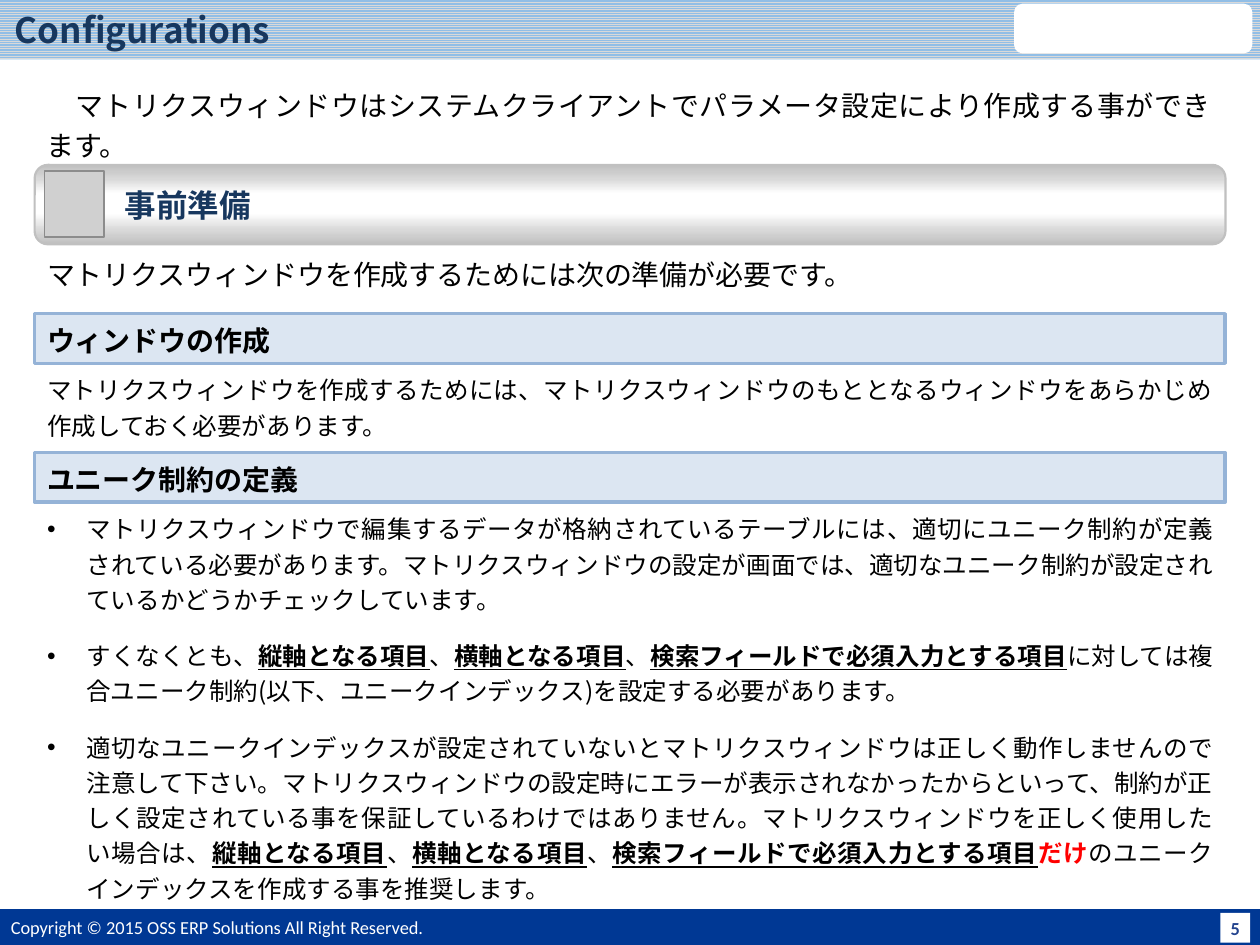
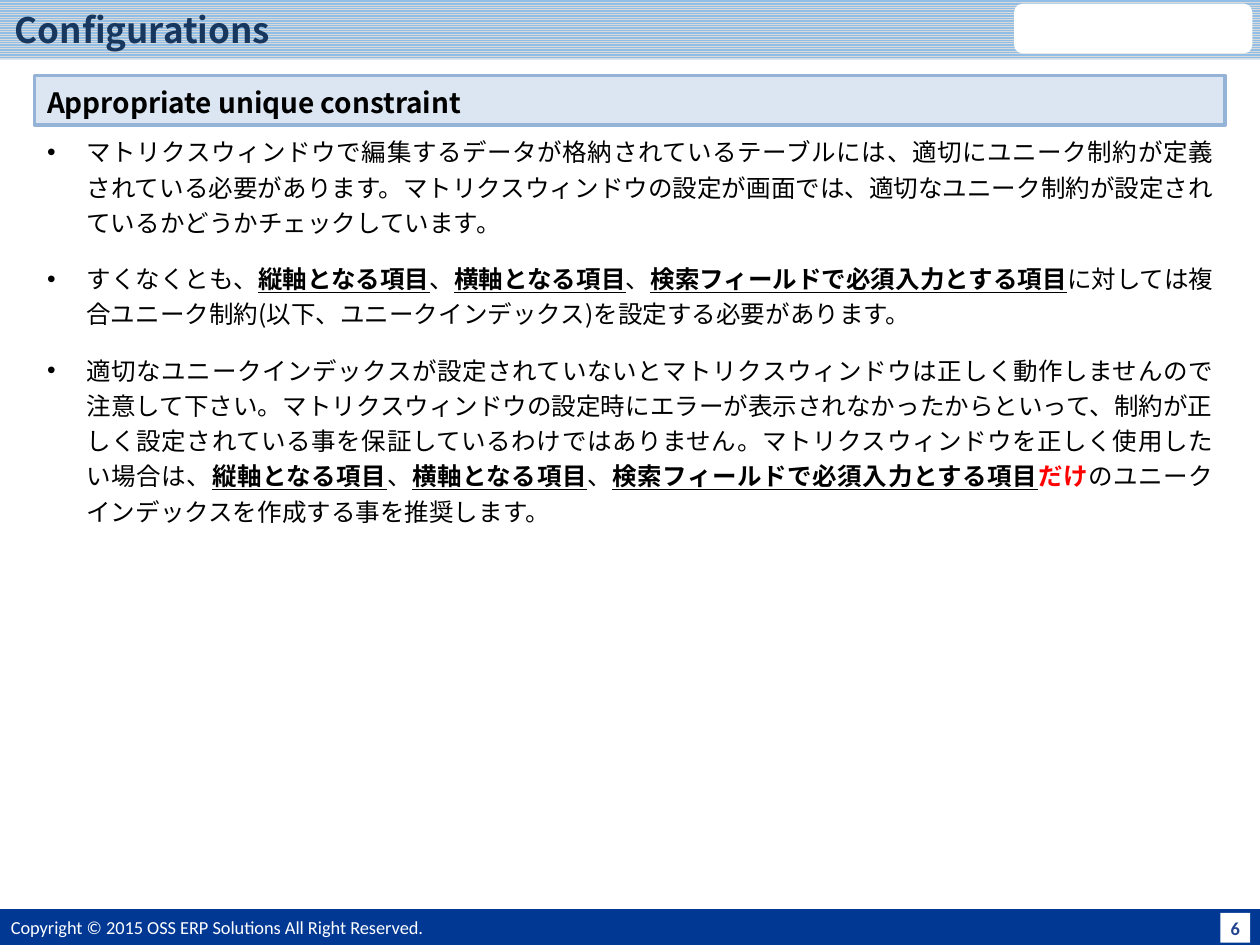
Before and after one commit to JPiere/jpiere.plugin.webui.matrixwindow, a slide deck: slide 7 of Doc/JPIERE-0098_MatrixWindow.pptx (slide 6 before the commit). Drawn at 1260x945 pixels with LibreOffice and Linux fonts; fonts in the diff are those of the drawing; grey boxes stand for pictures; background and template pictures are left out. Boxes give left, top, right and bottom in pixels: in the first picture for what was removed or moved away, otherwise in the second. Text is boxed around its words. In the diff, an @@ line names an element or a change of style, - is before the commit and + after.

```diff
--- a/Doc/JPIERE-0098_MatrixWindow.pptx
+++ b/Doc/JPIERE-0098_MatrixWindow.pptx
@@ rectangle added at [35,76,1226,125], fill #DCE6F2, outline #95B3D7 2 pt, 16 pt, text #000000, bold @@
+Appropriate unique constraint
@@ text removed at [47,92,1210,158] @@
-マトリクスウィンドウはシステムクライアントでパラメータ設定により作成する事ができます。
@@ text "マトリクスウィンドウで編集するデータが格納されているテーブルには、適切にユニーク制約が定義されている必要があります。マト ...": place and size @@
-text "マトリクスウィンドウで編集するデータが格納されているテーブルには、適切にユニーク制約が定義されている必要があります。マト ..." at [86,517,1213,900]
+text "マトリクスウィンドウで編集するデータが格納されているテーブルには、適切にユニーク制約が定義されている必要があります。マト ..." at [86,140,1213,523]
@@ rounded rectangle removed at [35,165,1226,244] @@
-事前準備
@@ picture removed at [44,171,103,237] @@
@@ text removed at [47,261,852,288] @@
-マトリクスウィンドウを作成するためには次の準備が必要です。
@@ rectangle removed at [35,314,1226,363] @@
-ウィンドウの作成
@@ text removed at [47,378,1212,437] @@
-マトリクスウィンドウを作成するためには、マトリクスウィンドウのもととなるウィンドウをあらかじめ作成しておく必要があります。
@@ rectangle removed at [35,452,1226,501] @@
-ユニーク制約の定義
@@ page number at [1231,922,1240,935]: text changed @@
-5
+6
```
Also in this commit, not shown: 2 other slides changed, 2 slides added, 2 other files.
